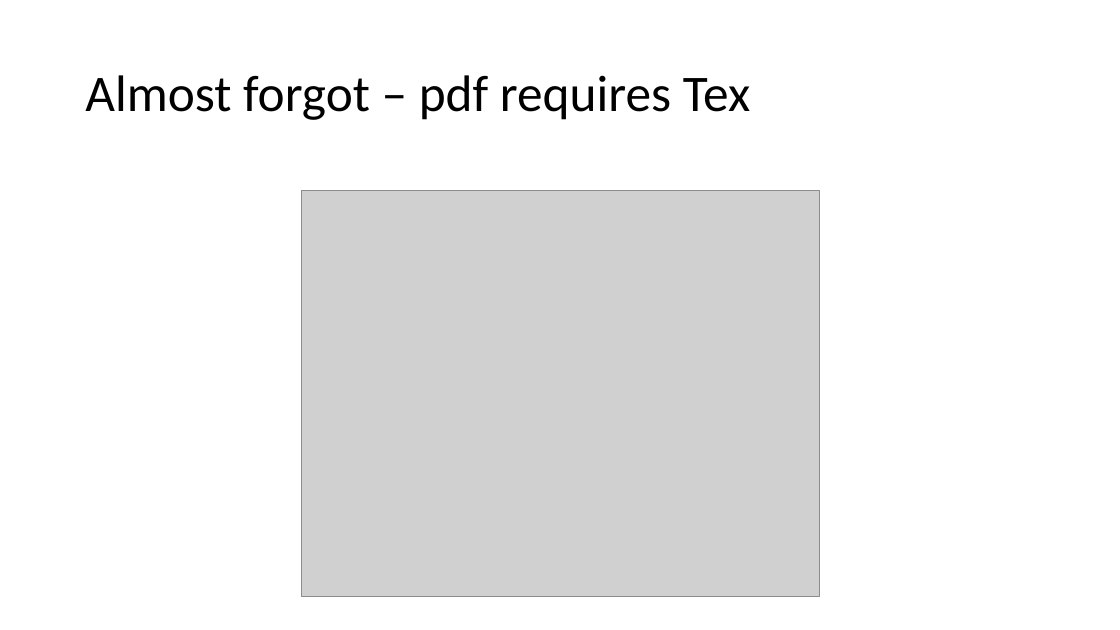
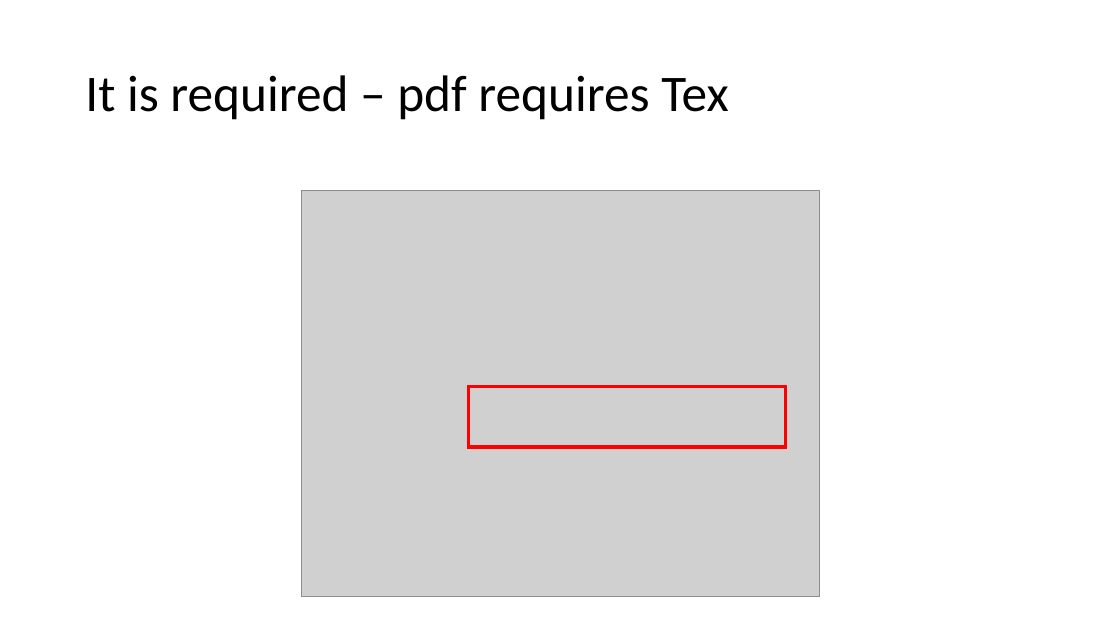
Before and after one commit to 2waybene/helloworld, a slide deck: slide 13 of IB_group_meeting/R_special_features.pptx (slide 14 before the commit). Drawn at 1120x630 pixels with LibreOffice and Linux fonts; fonts in the diff are those of the drawing; grey boxes stand for pictures. Boxes give left, top, right and bottom in pixels: in the first picture for what was removed or moved away, otherwise in the second. Text is boxed around its words. In the diff, an @@ line names an element or a change of style, - is before the commit and + after.

```diff
--- a/IB_group_meeting/R_special_features.pptx
+++ b/IB_group_meeting/R_special_features.pptx
@@ title at (85, 75, 728, 120): text changed @@
-Almost forgot – pdf requires Tex
+It is required – pdf requires Tex
@@ rectangle added at (469, 386, 786, 447), outline #FF0000 3 pt @@
```
Also in this commit, not shown: 1 slide removed.
